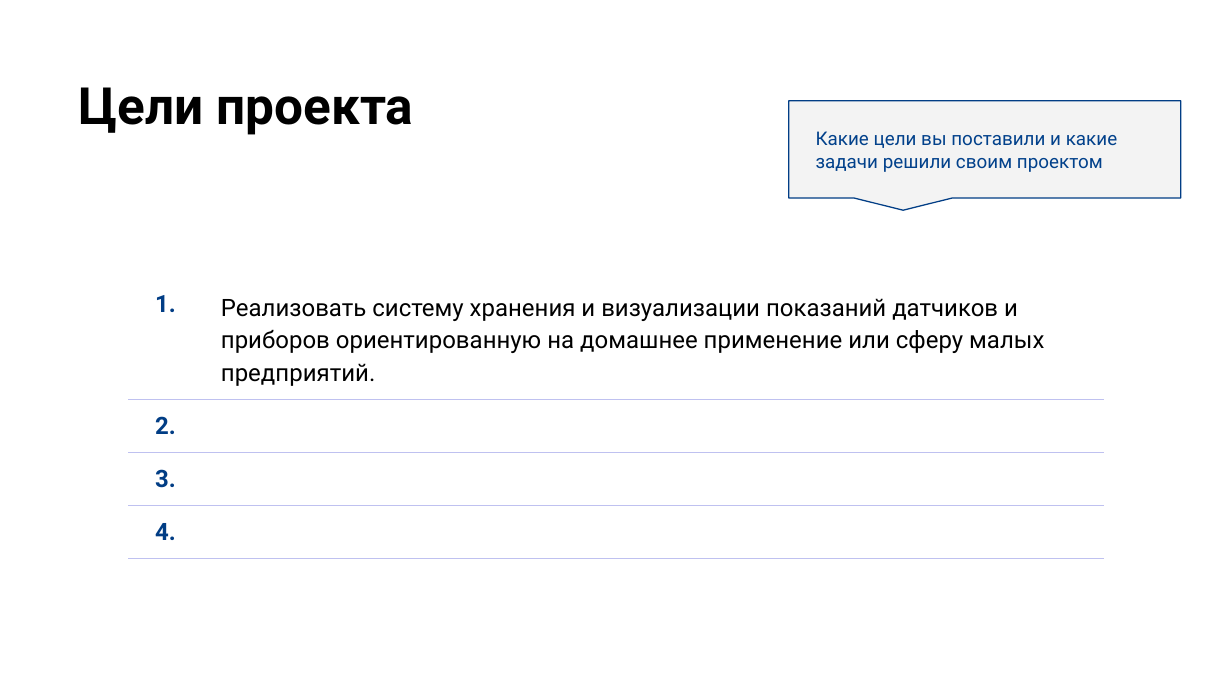
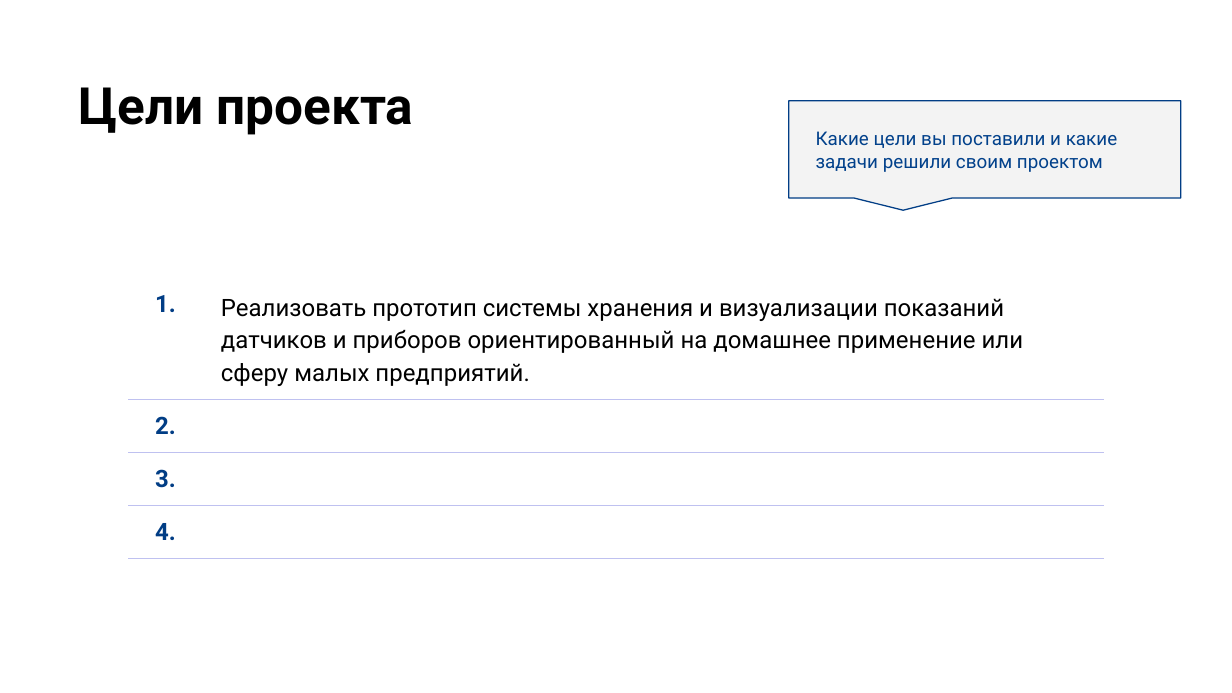
Before and after one commit to pssukhotyu/otus, a slide deck: slide 5 of project/Презентация.pptx. Drawn at 1232x693 pixels with LibreOffice and Linux fonts; fonts in the diff are those of the drawing; background and template pictures are left out. Boxes give left, top, right and bottom in pixels: in the first picture for what was removed or moved away, otherwise in the second. Text is boxed around its words. In the diff, an @@ line names an element or a change of style, - is before the commit and + after.

```diff
--- a/project/Презентация.pptx
+++ b/project/Презентация.pptx
@@ table at [128,277,1104,574] @@
-row 1, column 2: Реализовать систему хранения и визуализации показаний датчиков и приборов ориентированную на домашнее применение или сферу малых предприятий.
+row 1, column 2: Реализовать прототип системы хранения и визуализации показаний датчиков и приборов ориентированный на домашнее применение или сферу малых предприятий.
```
Also in this commit, not shown: 4 other slides changed, 1 slide added, 1 slide removed, 5 other files.
